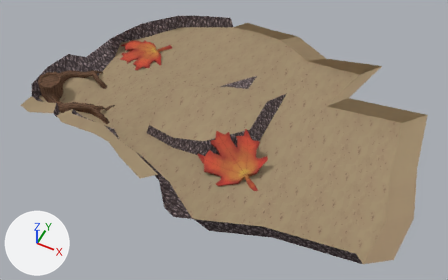
One commit to the Blender file Models/level.blend: the scene before it, then after it.
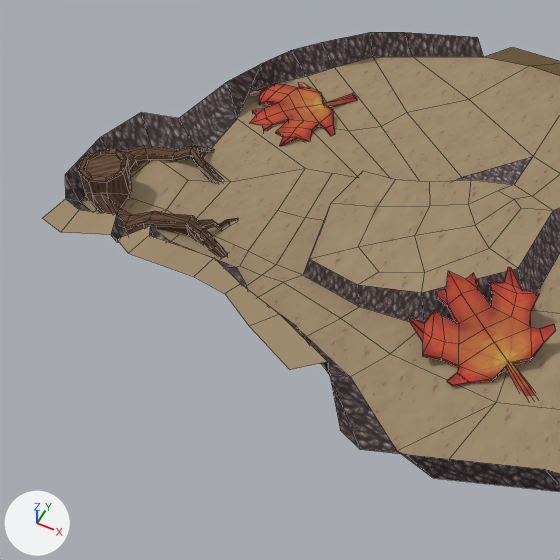
Old and new are each drawn whole from a 50 mm camera at (91.1, -84.3, 111.5) aimed at (45.2, 7.5, -3.3) and again close up on the part from 0% to 60% of the width and 0% to 97% of the height. The axes (+X, +Y, +Z) are drawn at lower left. The lights are the same throughout. The close-ups show mesh edges as thin lines.

In view in the first close-up: 'Ground -col', 'Leaf -col', 'Leaf2-col', 'TreeStump -col'.
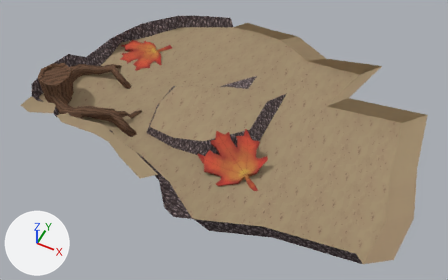
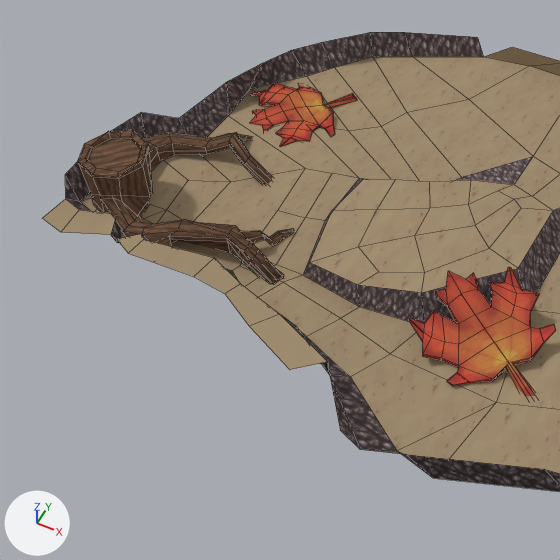
Edits to the bpy script that builds the scene:
```text
Change me_cylinder:
    used by ob_treestump__col; location = (0.0, 0.0, 0.0)
    remove me_cylinder.from_pydata(...)  # 239 vertices, 224 faces; spans x -2.9..18.0, y -6.6..13.2, z -2.0..5.4
    add me_cylinder.from_pydata(...)  # 239 vertices, 224 faces; spans x -2.2..25.8, y -8.3..17.8, z -2.4..8.1
    me_cylinder part 1: 239 of 239 vertices moved; they spanned x -2.9..18.0, y -6.6..13.2, z -2.0..5.4 and now span x -2.2..25.8, y -8.3..17.8, z -2.4..8.1; mean shift (3.9, 0.9, 0.7); largest move (18.0, -1.8, -1.6) -> (25.8, -1.7, -1.6)
Change me_plane:
    where me_plane.from_pydata(...)  # 144 vertices, 124 faces; spans x -4.0..93.3, y -21.5..48.1, z -5.1..5.7
    used by ob_ground__col; location = (0.0, 0.0, 0.0)
    me_plane part 2
    me_plane.vertices[2].co: (0.9, 7.7, 0.0) -> (-1.0, 8.7, 0.1)
    me_plane.vertices[10].co: (5.4, 11.3, -1.4) -> (3.6, 12.2, -1.3)  # pixel (202, 158) -> not seen
    me_plane.vertices[12].co: (9.5, -4.3, 1.2) -> (9.4, -6.2, 1.2)
    me_plane.vertices[14].co: (12.2, -4.5, 1.0) -> (12.2, -5.3, 1.1)  # pixel (171, 241) -> not seen
    me_plane.vertices[20].co: (9.8, -4.8, 2.9) -> (9.7, -6.4, 2.8)  # pixel (150, 225) -> pixel (141, 233)
    me_plane.vertices[23].co: (6.3, 18.5, 0.1) -> (5.0, 18.4, 0.2)  # pixel (237, 118) -> pixel (228, 115)
    me_plane.vertices[25].co: (20.8, -3.8, -0.1) -> (20.8, -4.6, 0.1)  # pixel (236, 267) -> pixel (232, 270)
    me_plane.vertices[28].co: (10.9, -6.4, 3.2) -> (10.7, -7.3, 3.2)  # pixel (149, 235) -> pixel (143, 239)
    me_plane.vertices[43].co: (22.9, -5.0, -1.1) -> (22.7, -5.7, -1.0)  # pixel (246, 285) -> not seen
    me_plane.vertices[47].co: (28.1, 0.8, 0.5) -> (28.1, 0.8, -0.1)  # pixel (309, 258) -> pixel (309, 262)
    me_plane.vertices[48].co: (26.7, 16.2, 1.1) -> (26.7, 16.2, -0.2)  # pixel (363, 170) -> pixel (363, 178)
    me_plane.vertices[49].co: (26.0, 9.6, 1.1) -> (26.0, 9.6, -0.2)  # pixel (331, 202) -> pixel (332, 210)
    me_plane.vertices[65].co: (31.1, 11.9, 0.6) -> (31.1, 11.9, 0.2)  # pixel (377, 206) -> pixel (377, 209)
    me_plane.vertices[89].co: (36.8, 14.9, 0.7) -> (36.8, 14.9, 0.3)  # pixel (429, 205) -> pixel (429, 208)
```

Where the change shows, as pixel boxes [x1, y1, x2, y2] in the close-ups (560 x 560 px; the box of a moved part takes in the faces that stretch with it):
'TreeStump -col', reshaped (35% wider, 37% taller): before [78, 145, 238, 257]; after [78, 130, 294, 284]
part 2 of me_plane, moved or reshaped: [80, 64, 475, 306] in both
